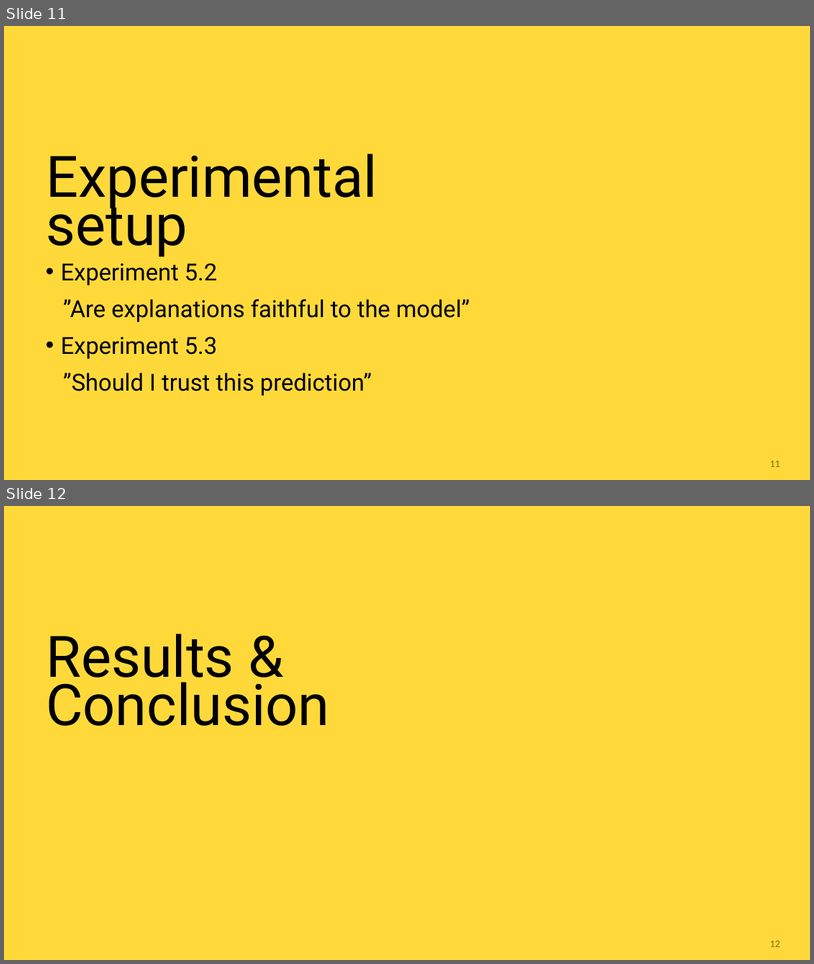
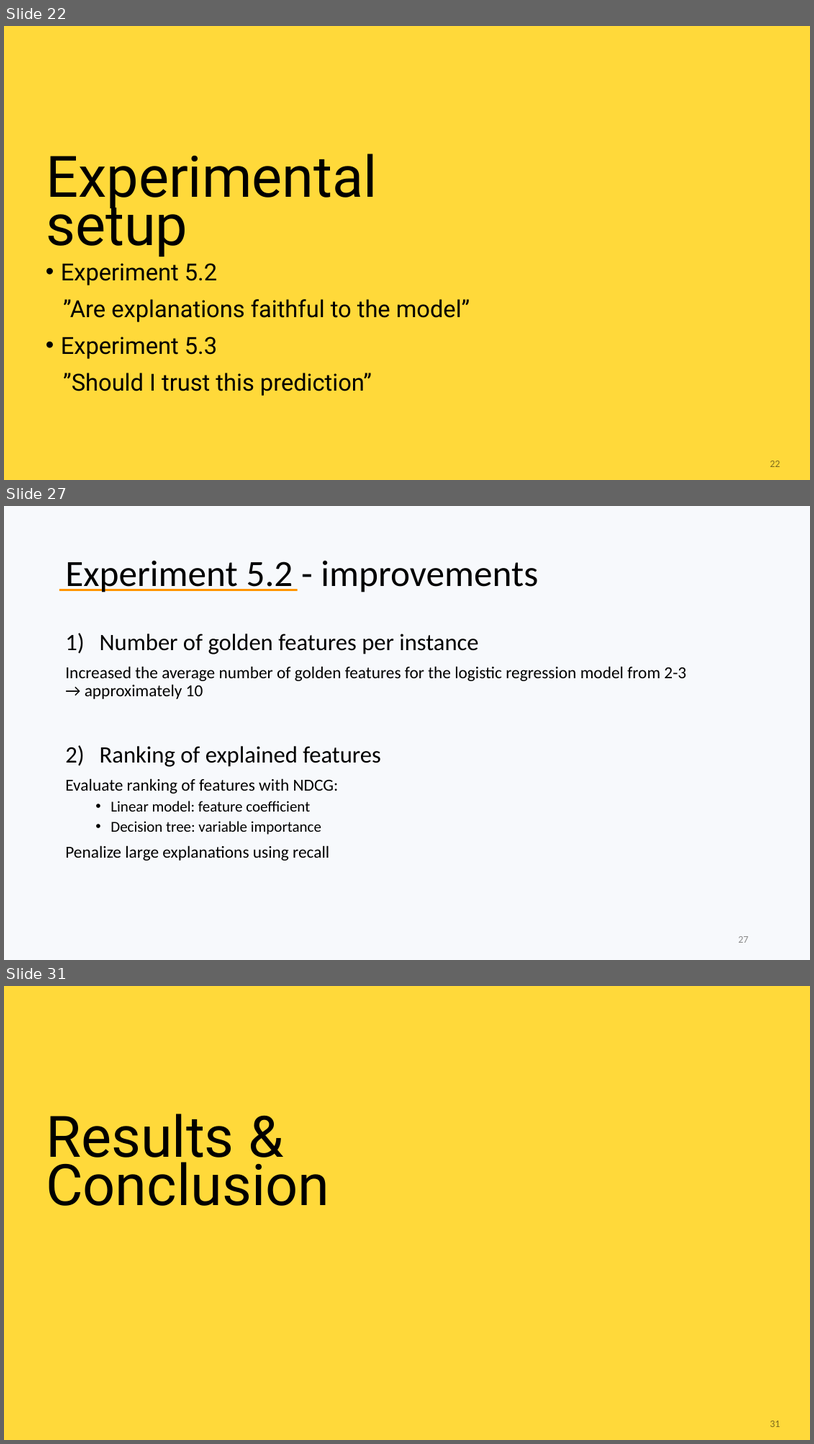
Before and after one commit to marnixm/lime_experiments, a slide deck: _Presentation/Thesis Marnix Maas (2020) - An assessment of black box model explainers.pptx. Shown one above the other, each under a label of ours: slides 11 and 12 before the commit, slides 22, 27 and 31 after it; the slides between them are not shown. The pictures are 814x964 and 814x1444 pixels, drawn with LibreOffice and Linux fonts; fonts in the diff are those of the drawing; background and template pictures are left out. Boxes give left, top, right and bottom in pixels: in the first picture for what was removed or moved away, otherwise in the second. Text is boxed around its words. In the diff, an @@ line names an element or a change of style, - is before the commit and + after.

```diff
--- a/_Presentation/Thesis Marnix Maas (2020) - An assessment of black box model explainers.pptx
+++ b/_Presentation/Thesis Marnix Maas (2020) - An assessment of black box model explainers.pptx
@@ slide 27 added at (4, 506, 810, 960), background #DAE3F3 at 20% opacity @@
@@ title added at (65, 560, 538, 592), 44 pt, text #000000 @@
+Experiment 5.2 - improvements
@@ rectangle added at (59, 589, 298, 591), fill #FF9500 @@
@@ text added at (65, 633, 687, 860), 20 pt, text #000000 @@
+1) Number of golden features per instance
+Increased the average number of golden features for the logistic regression model from 2-3 → approximately 10
+2) Ranking of explained features
+Evaluate ranking of features with NDCG:
+  • Linear model: feature coefficient
+  • Decision tree: variable importance
+Penalize large explanations using recall
@@ page number added at (738, 936, 748, 942), 12 pt, text #8C8C8C @@
+27
@@ what was slide 11 is now slide 22 @@
@@ page number at (770, 460, 780, 467): text changed @@
-11
+22
@@ what was slide 12 is now slide 31 @@
@@ page number at (770, 1420, 780, 1427): text changed @@
-12
+31
```
Also in this commit, not shown: 7 slides changed, 31 other slides added, 2 slides removed, 6 other files.
